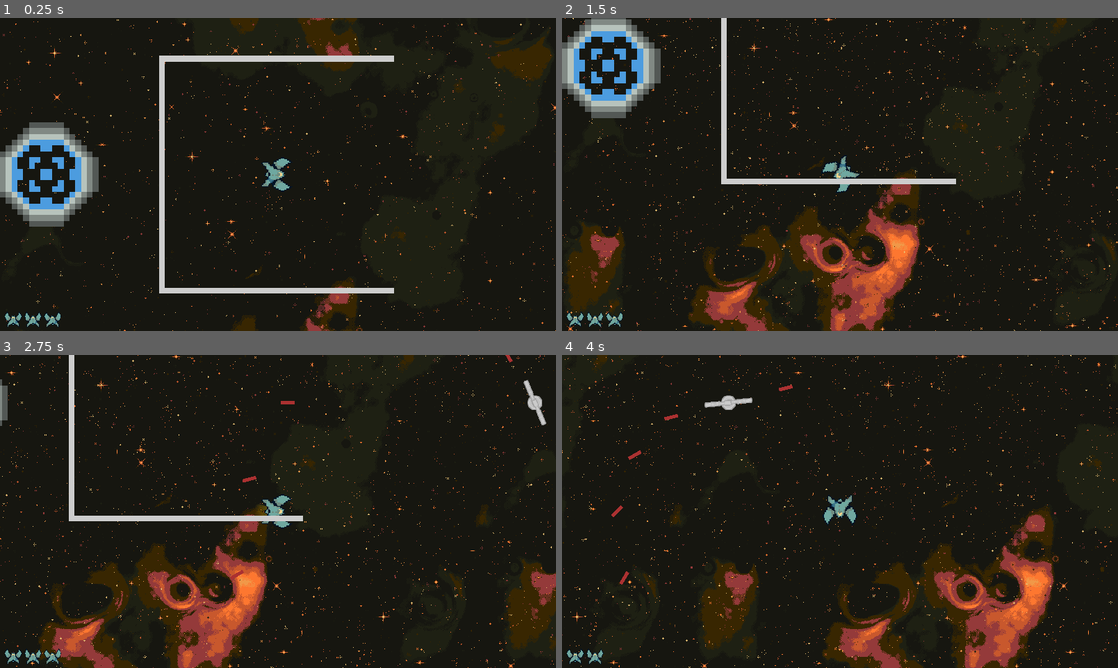
Above: before the commit, frames 1-4 (two rows, left to right).
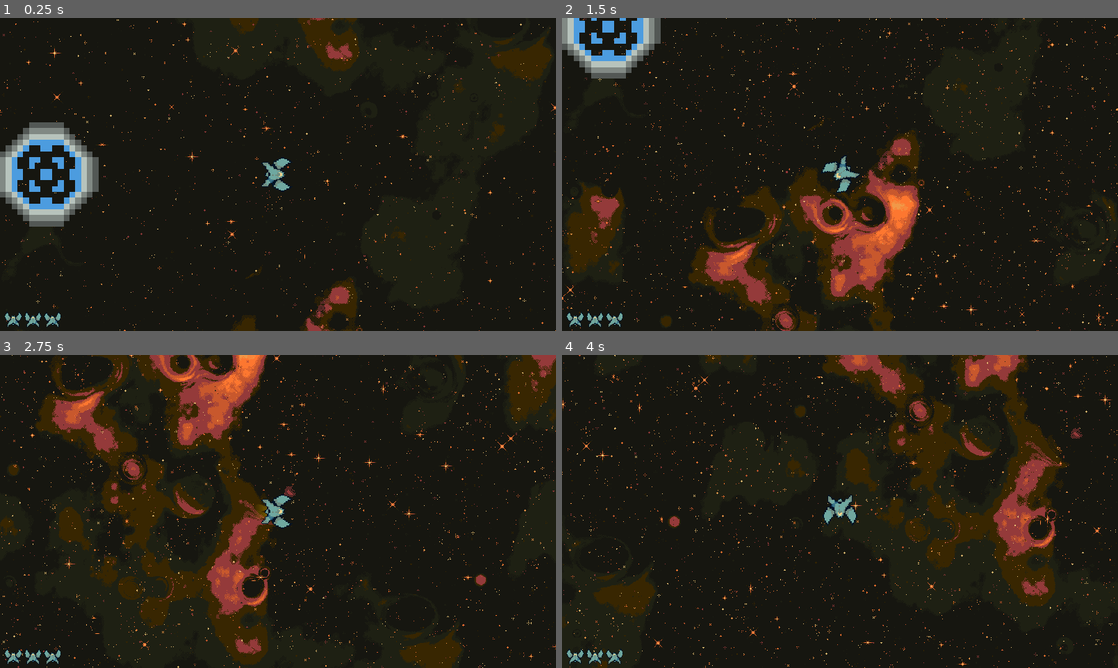
Above: after the commit, the same moments.

Repository: AnEnigmaticBug/chronozine
Game: Godot game, scene res://src/levels/Level.tscn
Same seed, same stepped clock (60 frames per second), same inputs: the game is played once before the commit and once after it. The project has no main scene, so this scene is started directly.
Inputs:
- Up to frame 1 (0.25 s): no input
- Up to frame 2 (1.5 s): hold Space (accelerate) 0.53-1.28 s; hold Down (point_dn) 0.53-1.28 s; tap Left (point_lt) at 1.35 s
- Up to frame 3 (2.75 s): hold Space (accelerate) from 2.03 s (still down); hold Right (point_rt) from 2.03 s (still down)
- Up to frame 4 (4 s): release Right (point_rt) at 2.78 s; tap Ctrl (slo_mo) at 2.85 s; release Space (accelerate) at 3.53 s; hold Down (point_dn) from 3.53 s (still down)

The runs differ from the first frame. In frame 1, 2.3% of the frame differs, in the area x 28-71%, y 12-88%; in frame 2, 23%; in frame 3, 28%, in the area x 0-100%, y 0-100%; in frame 4, 25%.

Commit message:
Create the "Warm Up" level

Diff:
--- /dev/null
+++ b/chronozine/src/gui/themes/InGameMessage.tres
@@ -0,0 +1,10 @@
+[gd_resource type="Theme" load_steps=3 format=2]
+
+[ext_resource path="res://assets/fonts/stacked_pixel.ttf" type="DynamicFontData" id=1]
+
+[sub_resource type="DynamicFont" id=1]
+size = 24
+font_data = ExtResource( 1 )
+
+[resource]
+default_font = SubResource( 1 )
--- a/chronozine/src/levels/Level.tscn
+++ b/chronozine/src/levels/Level.tscn
@@ -1,16 +1,11 @@
-[gd_scene load_steps=12 format=2]
+[gd_scene load_steps=7 format=2]
 
 [ext_resource path="res://assets/images/background/background0.png" type="Texture" id=1]
 [ext_resource path="res://assets/images/background/background1.png" type="Texture" id=2]
 [ext_resource path="res://src/player/Player.tscn" type="PackedScene" id=3]
 [ext_resource path="res://src/walls/WallReifier.tscn" type="PackedScene" id=4]
-[ext_resource path="res://src/walls/Wall.tscn" type="PackedScene" id=5]
 [ext_resource path="res://src/levels/Level.gd" type="Script" id=6]
-[ext_resource path="res://src/turrets/Turret.tscn" type="PackedScene" id=7]
 [ext_resource path="res://src/goal/Goal.tscn" type="PackedScene" id=8]
-[ext_resource path="res://src/turrets/Gun.tscn" type="PackedScene" id=9]
-[ext_resource path="res://src/turrets/combinators/Rotator.tscn" type="PackedScene" id=10]
-[ext_resource path="res://src/turrets/combinators/ConstFire.tscn" type="PackedScene" id=11]
 
 [node name="Level" type="Node2D"]
 script = ExtResource( 6 )
@@ -49,28 +44,13 @@
 [node name="Goal" parent="." instance=ExtResource( 8 )]
 position = Vector2( -400, 0 )
 
+[node name="Walls" parent="." instance=ExtResource( 4 )]
+
+[node name="Asteroids" type="Node2D" parent="."]
+
 [node name="Player" parent="." instance=ExtResource( 3 )]
 
 [node name="Turrets" type="Node2D" parent="."]
-
-[node name="Turret0" parent="Turrets" instance=ExtResource( 7 )]
-position = Vector2( 600, 0 )
-
-[node name="Rotator" parent="Turrets/Turret0" instance=ExtResource( 10 )]
-degrees_per_second = 90
-
-[node name="ConstFire" parent="Turrets/Turret0/Rotator" instance=ExtResource( 11 )]
-lasers_per_second = 6
-
-[node name="Gun0" parent="Turrets/Turret0/Rotator/ConstFire" instance=ExtResource( 9 )]
-
-[node name="Gun1" parent="Turrets/Turret0/Rotator/ConstFire" instance=ExtResource( 9 )]
-rotation = -3.14159
-
-[node name="Walls" parent="." instance=ExtResource( 4 )]
-
-[node name="Wall" parent="Walls" instance=ExtResource( 5 )]
-points = PoolVector2Array( 200, -200, -200, -200, -200, 200, 200, 200 )
 
 [node name="Lasers" type="Node2D" parent="."]
 
--- /dev/null
+++ b/chronozine/src/levels/WarmUp.tscn
@@ -0,0 +1,251 @@
+[gd_scene load_steps=10 format=2]
+
+[ext_resource path="res://src/levels/Level.tscn" type="PackedScene" id=1]
+[ext_resource path="res://src/walls/Wall.tscn" type="PackedScene" id=2]
+[ext_resource path="res://src/turrets/Turret.tscn" type="PackedScene" id=3]
+[ext_resource path="res://src/turrets/combinators/Rotator.tscn" type="PackedScene" id=4]
+[ext_resource path="res://src/turrets/combinators/ConstFire.tscn" type="PackedScene" id=5]
+[ext_resource path="res://src/turrets/Gun.tscn" type="PackedScene" id=6]
+[ext_resource path="res://src/turrets/combinators/Oscillator.tscn" type="PackedScene" id=7]
+[ext_resource path="res://src/asteroids/Asteroid.tscn" type="PackedScene" id=8]
+[ext_resource path="res://src/gui/themes/InGameMessage.tres" type="Theme" id=9]
+
+[node name="WarmUp" instance=ExtResource( 1 )]
+
+[node name="Goal" parent="." index="1"]
+position = Vector2( 2300, 2900 )
+
+[node name="Wall0" parent="Walls" index="0" instance=ExtResource( 2 )]
+points = PoolVector2Array( 200, 100, 200, -100, 0, -100, 0, 100 )
+
+[node name="Wall1" parent="Walls" index="1" instance=ExtResource( 2 )]
+points = PoolVector2Array( 200, 100, 600, 100, 600, 1600 )
+
+[node name="Wall2" parent="Walls" index="2" instance=ExtResource( 2 )]
+points = PoolVector2Array( 0, 100, 0, 300, 400, 300, 400, 1600 )
+
+[node name="Wall3" parent="Walls" index="3" instance=ExtResource( 2 )]
+points = PoolVector2Array( 400, 1600, 400, 2200, 1000, 2200, 1000, 1800 )
+
+[node name="Wall4" parent="Walls" index="4" instance=ExtResource( 2 )]
+points = PoolVector2Array( 600, 1600, 1200, 1600, 1200, 2000 )
+
+[node name="Wall5" parent="Walls" index="5" instance=ExtResource( 2 )]
+points = PoolVector2Array( 1000, 2200, 1800, 2200, 1800, 1800 )
+
+[node name="Wall6" parent="Walls" index="6" instance=ExtResource( 2 )]
+points = PoolVector2Array( 1200, 1600, 1800, 1600 )
+
+[node name="Wall7" parent="Walls" index="7" instance=ExtResource( 2 )]
+points = PoolVector2Array( 1800, 1800, 2200, 1800, 2200, 2200 )
+
+[node name="Wall8" parent="Walls" index="8" instance=ExtResource( 2 )]
+points = PoolVector2Array( 1800, 1600, 2400, 1600, 2400, 2200 )
+
+[node name="Wall9" parent="Walls" index="9" instance=ExtResource( 2 )]
+points = PoolVector2Array( 2200, 2200, 2100, 2200, 2100, 2600, 2200, 2600, 2200, 3000 )
+
+[node name="Wall10" parent="Walls" index="10" instance=ExtResource( 2 )]
+points = PoolVector2Array( 2400, 2200, 2500, 2200, 2500, 2600, 2400, 2600, 2400, 3000 )
+
+[node name="Asteroid" parent="Asteroids" index="0" instance=ExtResource( 8 )]
+position = Vector2( 2300, 2400 )
+
+[node name="Messages" type="Node2D" parent="." index="4"]
+
+[node name="Health" type="Label" parent="Messages" index="0"]
+margin_top = 300.0
+margin_right = 400.0
+margin_bottom = 500.0
+theme = ExtResource( 9 )
+text = "Your health is shown in
+the bottom-left corner"
+align = 1
+valign = 1
+autowrap = true
+__meta__ = {
+"_edit_use_anchors_": false
+}
+
+[node name="Turrets" type="Label" parent="Messages" index="1"]
+margin_top = 500.0
+margin_right = 400.0
+margin_bottom = 600.0
+theme = ExtResource( 9 )
+text = "Avoid the bullets fired
+by the turrets"
+align = 1
+valign = 1
+autowrap = true
+__meta__ = {
+"_edit_use_anchors_": false
+}
+
+[node name="Time0" type="Label" parent="Messages" index="2"]
+margin_top = 600.0
+margin_right = 400.0
+margin_bottom = 800.0
+theme = ExtResource( 9 )
+text = "You can view the time
+you have taken in the
+top-right corner"
+align = 1
+valign = 1
+autowrap = true
+__meta__ = {
+"_edit_use_anchors_": false
+}
+
+[node name="Time1" type="Label" parent="Messages" index="3"]
+margin_top = 800.0
+margin_right = 400.0
+margin_bottom = 1000.0
+theme = ExtResource( 9 )
+text = "Entering slo-mo does
+not affect it since it
+is used to compute
+your grade"
+align = 1
+valign = 1
+autowrap = true
+__meta__ = {
+"_edit_use_anchors_": false
+}
+
+[node name="Grading" type="Label" parent="Messages" index="4"]
+margin_top = 1000.0
+margin_right = 400.0
+margin_bottom = 1200.0
+theme = ExtResource( 9 )
+text = "Your grade is calculated
+only on the basis of the
+time taken"
+align = 1
+valign = 1
+autowrap = true
+__meta__ = {
+"_edit_use_anchors_": false
+}
+
+[node name="Blessing" type="Label" parent="Messages" index="5"]
+margin_top = 1200.0
+margin_right = 400.0
+margin_bottom = 1400.0
+theme = ExtResource( 9 )
+text = "Best of luck!"
+align = 1
+valign = 1
+autowrap = true
+__meta__ = {
+"_edit_use_anchors_": false
+}
+
+[node name="SloMo" type="Label" parent="Messages" index="6"]
+margin_left = 1000.0
+margin_top = 2200.0
+margin_right = 1200.0
+margin_bottom = 2300.0
+theme = ExtResource( 9 )
+text = "Good time to
+try slo-mo !"
+align = 1
+valign = 1
+autowrap = true
+__meta__ = {
+"_edit_use_anchors_": false
+}
+
+[node name="Asteroids" type="Label" parent="Messages" index="7"]
+margin_left = 1800.0
+margin_top = 1800.0
+margin_right = 2200.0
+margin_bottom = 1900.0
+theme = ExtResource( 9 )
+text = "Asteroids provide cover"
+align = 1
+valign = 1
+autowrap = true
+__meta__ = {
+"_edit_use_anchors_": false
+}
+
+[node name="Debrief0" type="Label" parent="Messages" index="8"]
+margin_left = 1900.0
+margin_top = 2750.0
+margin_right = 2200.0
+margin_bottom = 2850.0
+theme = ExtResource( 9 )
+text = "Warm-up complete"
+align = 1
+valign = 1
+autowrap = true
+__meta__ = {
+"_edit_use_anchors_": false
+}
+
+[node name="Debrief1" type="Label" parent="Messages" index="9"]
+margin_left = 2400.0
+margin_top = 2750.0
+margin_right = 2700.0
+margin_bottom = 2850.0
+theme = ExtResource( 9 )
+text = "It's show time!!!!!!!!"
+align = 1
+valign = 1
+autowrap = true
+__meta__ = {
+"_edit_use_anchors_": false
+}
+
+[node name="Player" parent="." index="5"]
+position = Vector2( 100, 0 )
+
+[node name="Turret0" parent="Turrets" index="0" instance=ExtResource( 3 )]
+position = Vector2( 700, 1900 )
+
+[node name="Rotator" parent="Turrets/Turret0" index="2" instance=ExtResource( 4 )]
+degrees_per_second = -120
+
+[node name="ConstFire" parent="Turrets/Turret0/Rotator" index="0" instance=ExtResource( 5 )]
+lasers_per_second = 6
+
+[node name="Gun" parent="Turrets/Turret0/Rotator/ConstFire" index="1" instance=ExtResource( 6 )]
+
+[node name="Turret1" parent="Turrets" index="1" instance=ExtResource( 3 )]
+position = Vector2( 1300, 1700 )
+
+[node name="Oscillator" parent="Turrets/Turret1" index="2" instance=ExtResource( 7 )]
+half_spread_in_degrees = 45.0
+degrees_per_second = 90.0
+
+[node name="ConstFire" parent="Turrets/Turret1/Oscillator" index="0" instance=ExtResource( 5 )]
+lasers_per_second = 5
+
+[node name="Gun" parent="Turrets/Turret1/Oscillator/ConstFire" index="1" instance=ExtResource( 6 )]
+rotation = 0.785398
+
+[node name="Turret2" parent="Turrets" index="2" instance=ExtResource( 3 )]
+position = Vector2( 1700, 2100 )
+
+[node name="Oscillator" parent="Turrets/Turret2" index="2" instance=ExtResource( 7 )]
+half_spread_in_degrees = 45.0
+degrees_per_second = 90.0
+
+[node name="ConstFire" parent="Turrets/Turret2/Oscillator" index="0" instance=ExtResource( 5 )]
+lasers_per_second = 5
+
+[node name="Gun" parent="Turrets/Turret2/Oscillator/ConstFire" index="1" instance=ExtResource( 6 )]
+rotation = 3.92699
+
+[node name="Turret3" parent="Turrets" index="3" instance=ExtResource( 3 )]
+position = Vector2( 2300, 2600 )
+
+[node name="Oscillator" parent="Turrets/Turret3" index="2" instance=ExtResource( 7 )]
+half_spread_in_degrees = 45.0
+degrees_per_second = 90.0
+
+[node name="ConstFire" parent="Turrets/Turret3/Oscillator" index="0" instance=ExtResource( 5 )]
+lasers_per_second = 15
+
+[node name="Gun" parent="Turrets/Turret3/Oscillator/ConstFire" index="1" instance=ExtResource( 6 )]
+rotation = -1.5708
Binary file added: chronozine/assets/fonts/stacked_pixel.ttf
